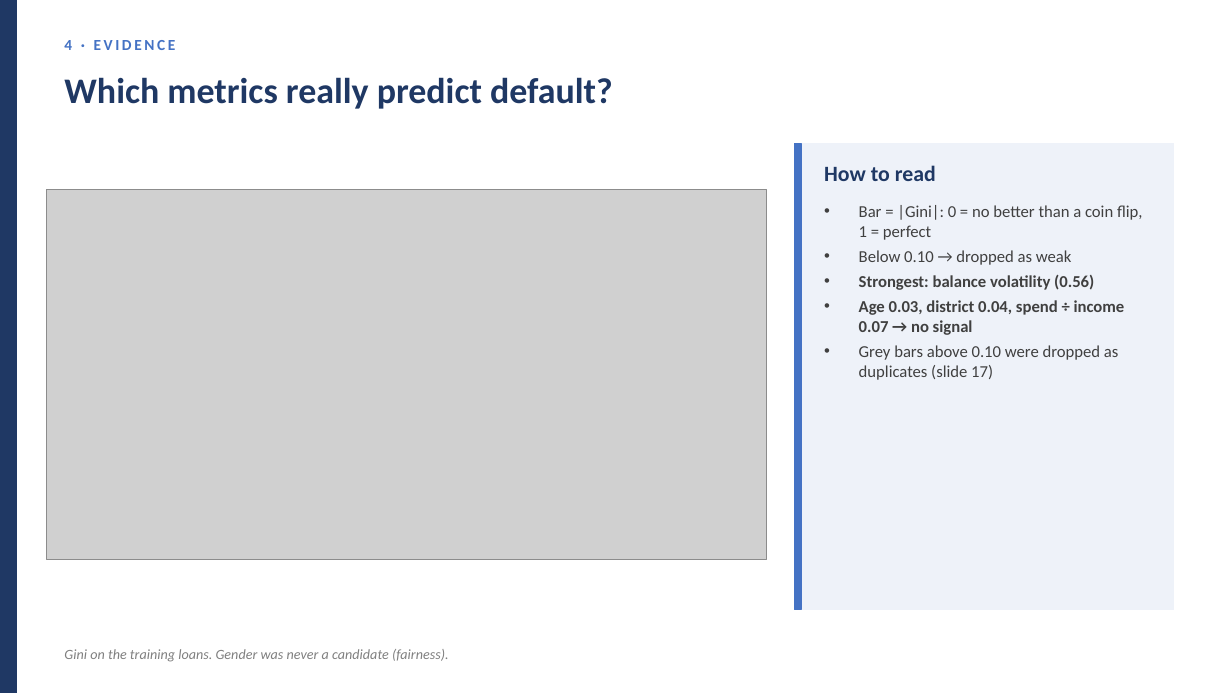
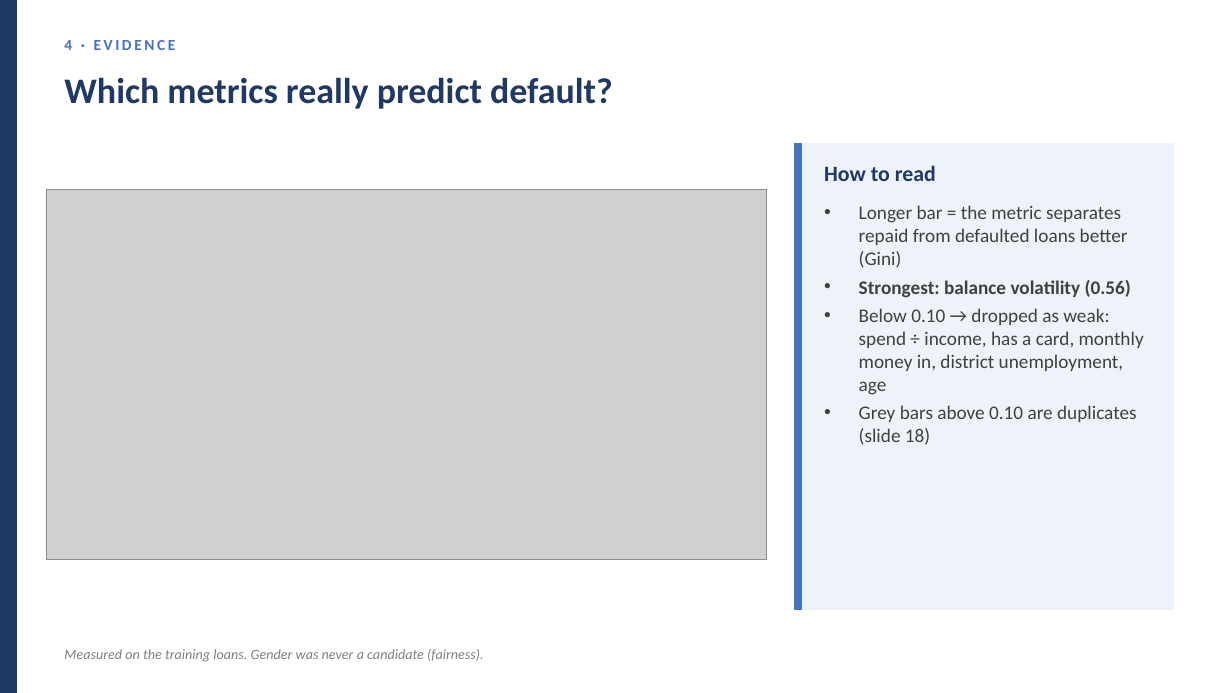
Before and after one commit to huotrithy/da-assignment-risk-scoring, a slide deck: slide 16 of docs/Final_Presentation.pptx (slide 15 before the commit). Drawn at 1232x693 pixels with LibreOffice and Linux fonts; fonts in the diff are those of the drawing; grey boxes stand for pictures. Boxes give left, top, right and bottom in pixels: in the first picture for what was removed or moved away, otherwise in the second. Text is boxed around its words. In the diff, an @@ line names an element or a change of style, - is before the commit and + after.

```diff
--- a/docs/Final_Presentation.pptx
+++ b/docs/Final_Presentation.pptx
@@ text at box(859, 205, 1128, 268): text changed; size 13 to 15 pt @@
-• Bar = |Gini|: 0 = no better than a coin flip, 1 = perfect
-• Below 0.10 → dropped as weak
+• Longer bar = the metric separates repaid from defaulted loans better (Gini)
@@ text at box(859, 280, 1131, 298): size 13 to 15 pt in "Strongest: balance volatility (0.56)" @@
@@ text at box(859, 308, 1144, 445): text changed; size 13 to 15 pt @@
-• Age 0.03, district 0.04, spend ÷ income 0.07 → no signal
-• Grey bars above 0.10 were dropped as duplicates (slide 17)
+• Below 0.10 → dropped as weak: spend ÷ income, has a card, monthly money in, district unemployment, age
+• Grey bars above 0.10 are duplicates (slide 18)
@@ text at box(64, 649, 484, 662): text changed @@
-Gini on the training loans. Gender was never a candidate (fairness).
+Measured on the training loans. Gender was never a candidate (fairness).
```
Also in this commit, not shown: 25 other slides changed, 1 slide added, 34 other files.
